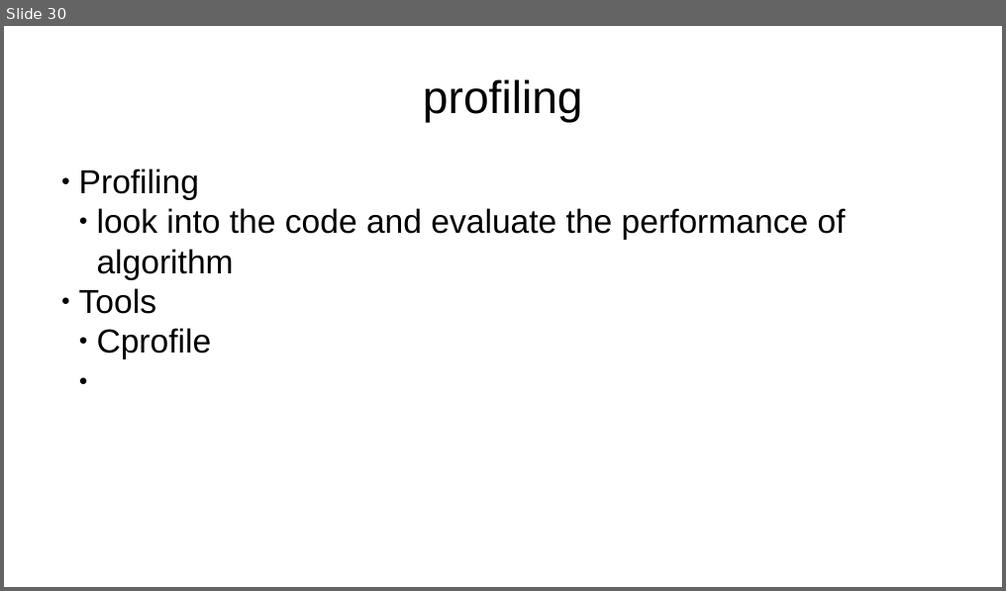
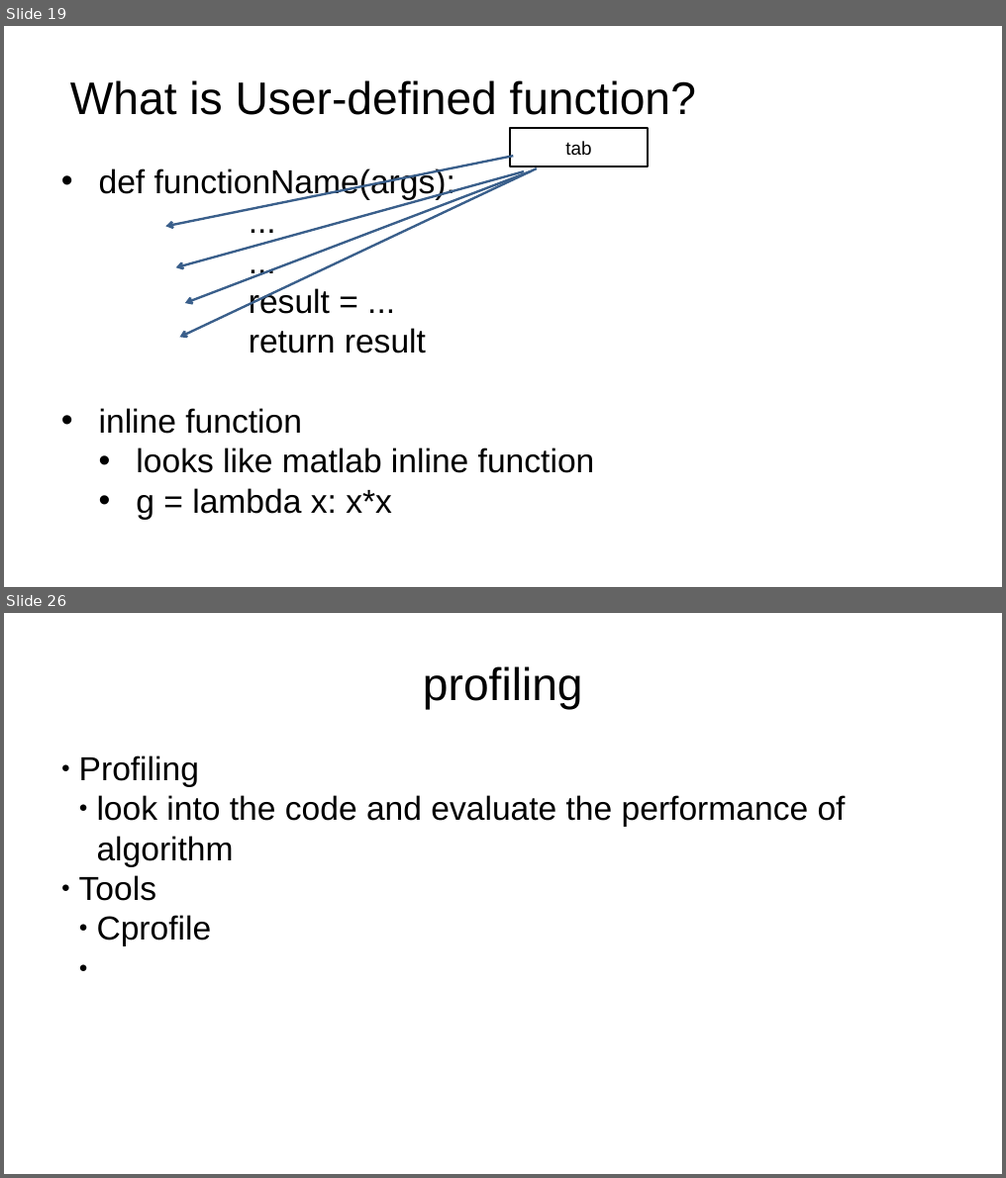
Before and after one commit to pswpswpsw/Mastering-Python-in-One-Hour, a slide deck: intro.pptx. Shown one above the other, each under a label of ours: slide 30 before the commit, slides 19 and 26 after it; the slides between them are not shown. The pictures are 1006x591 and 1006x1178 pixels, drawn with LibreOffice and Linux fonts; fonts in the diff are those of the drawing. Boxes give left, top, right and bottom in pixels: in the first picture for what was removed or moved away, otherwise in the second. Text is boxed around its words. In the diff, an @@ line names an element or a change of style, - is before the commit and + after.

```diff
--- a/intro.pptx
+++ b/intro.pptx
@@ slide 19 added at bbox=[4, 26, 1002, 587], background #FFFFFF @@
@@ text added at bbox=[70, 80, 696, 115], 44 pt, text #000000 @@
+What is User-defined function?
@@ rectangle added at bbox=[510, 129, 648, 167], outline #000000 2 pt, 18 pt, text #000000 @@
+tab
@@ text added at bbox=[99, 167, 595, 520], 32 pt, text #000000 @@
+• def functionName(args):
+  ...
+  ...
+  result = ...
+  return result
+• inline function
+  • looks like matlab inline function
+  • g = lambda x: x*x
@@ arrow added from (513, 156) to (165, 227), #3A5F8C 2.25 pt @@
@@ arrow added from (524, 172) to (176, 268), #3A5F8C 2.25 pt @@
@@ arrow added from (537, 169) to (180, 338), #3A5F8C 2.25 pt @@
@@ arrow added from (531, 172) to (185, 303), #3A5F8C 2.25 pt @@
@@ what was slide 30 is now slide 26 @@
```
Also in this commit, not shown: 7 slides changed, 18 other slides added, 24 slides removed, 17 other files.
